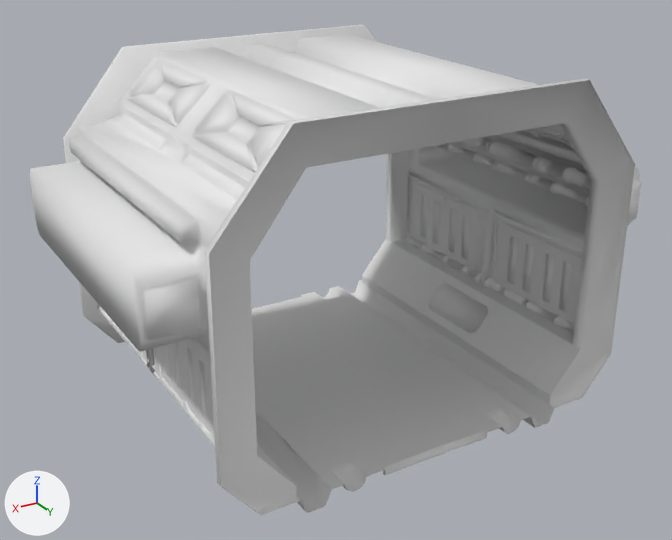
The FBX model Models/FBX/Main Room/HallWay_low.fbx as it was, and as the next commit left it.
Before and after are seen from a 50 mm camera at (9.49, 14.06, 7.33) aimed at (2.85, 2.99, 1.8). The lights are fixed; the arrows at lower left show +X, +Y and +Z. Where no turn or scale is listed for an object, it has been applied to the vertices.

Script lines for the objects in view, before the commit:
```python
me_plane_000 = bpy.data.meshes.new('Plane.000')
me_plane_000.from_pydata(...)  # 10120 vertices, 9350 faces; spans x -3.6..3.6, y 0.0..5.43, z -0.23..4.73
me_plane_000.materials.append(mat_hallway_floor_pipes)  # white #e7e7e7
me_plane_010 = bpy.data.meshes.new('Plane.010')
me_plane_010.from_pydata(...)  # 2920 vertices, 2976 faces; spans x -3.86..3.86, y 0.0..5.43, z 0.0..4.86
me_plane_010.materials.append(mat_hallway_wall_roof)  # white #e7e7e7
ob_hallway_floor_pipes_low = bpy.data.objects.new('Hallway_Floor/Pipes_low', me_plane_000)
ob_hallway_floor_pipes_low.location = (2.73, 0.08, 0.0)
ob_hallway_wall_low = bpy.data.objects.new('Hallway_Wall_low', me_plane_010)
ob_hallway_wall_low.location = (2.73, 0.08, 0.0)
```
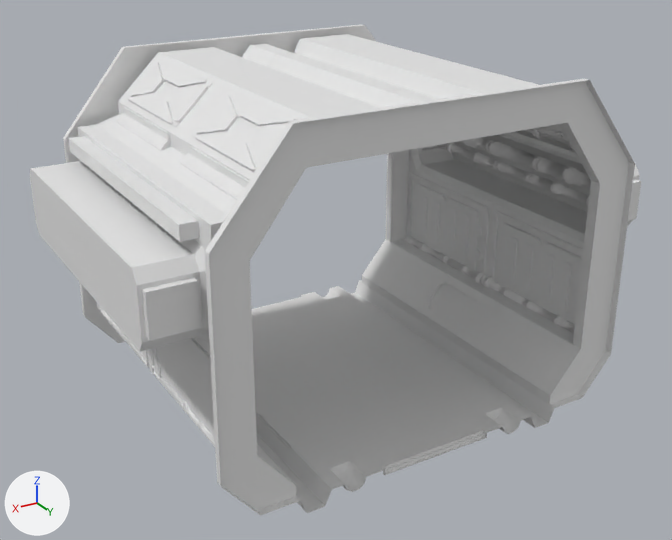
Where the newer file only moved an object's origin or applied its transform, the numbers keep the older frame.

The edits, one by one:
me_plane_010 is used by ob_hallway_wall_low; location (2.73, 0.08, 0.0).
me_plane_010 had 2920 vertices, 2976 faces and spanned x -3.86..3.86, y 0.0..5.43, z 0.0..4.86.
me_plane_010 now has 2936 vertices, 2968 faces and spans x -3.86..3.86, y 0.0..5.43, z 0.0..4.86.
me_plane_010 part 1: the surface is now shaded flat.

Pixel boxes [x1, y1, x2, y2] of what changed, in the pictures (672 x 540 px):
'Hallway_Wall_low', reshaped: [30, 25, 641, 515] in both
